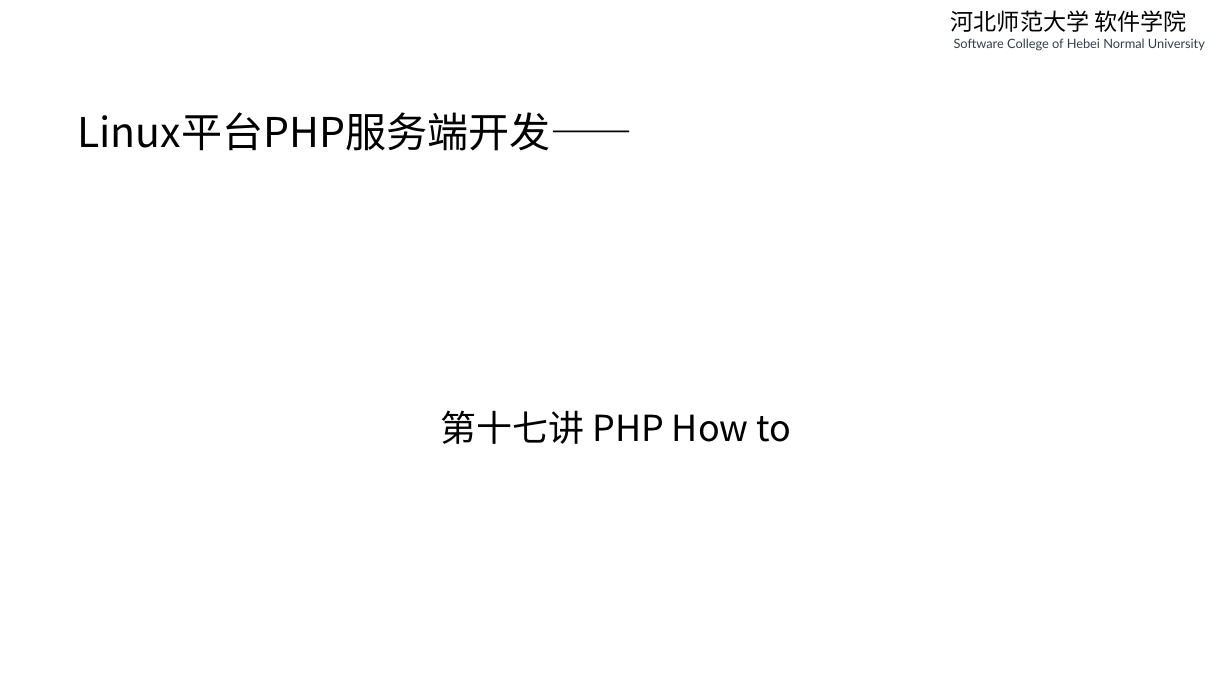
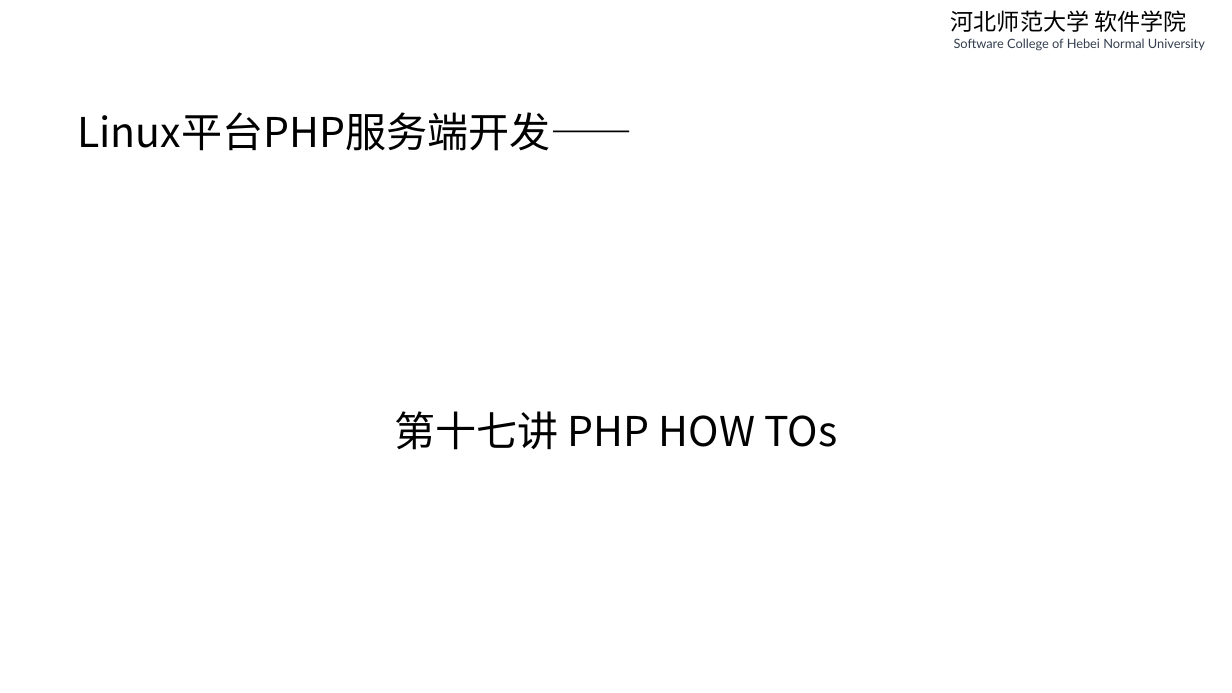
Before and after one commit to edu2act/course-php-serverside-development-on-linux, a slide deck: slide 1 of materials/slides/ch17-php-how-to.pptx. Drawn at 1232x693 pixels with LibreOffice and Linux fonts; fonts in the diff are those of the drawing. Boxes give left, top, right and bottom in pixels: in the first picture for what was removed or moved away, otherwise in the second. Text is boxed around its words. In the diff, an @@ line names an element or a change of style, - is before the commit and + after.

```diff
--- a/materials/slides/ch17-php-how-to.pptx
+++ b/materials/slides/ch17-php-how-to.pptx
@@ text at (394,411,837,450): text changed; size 28 to 32 pt @@
-第十七讲 PHP How to
+第十七讲 PHP HOW TOs
```
Also in this commit, not shown: 8 other slides changed, 3 slides added, 3 slides removed, 14 other files.
